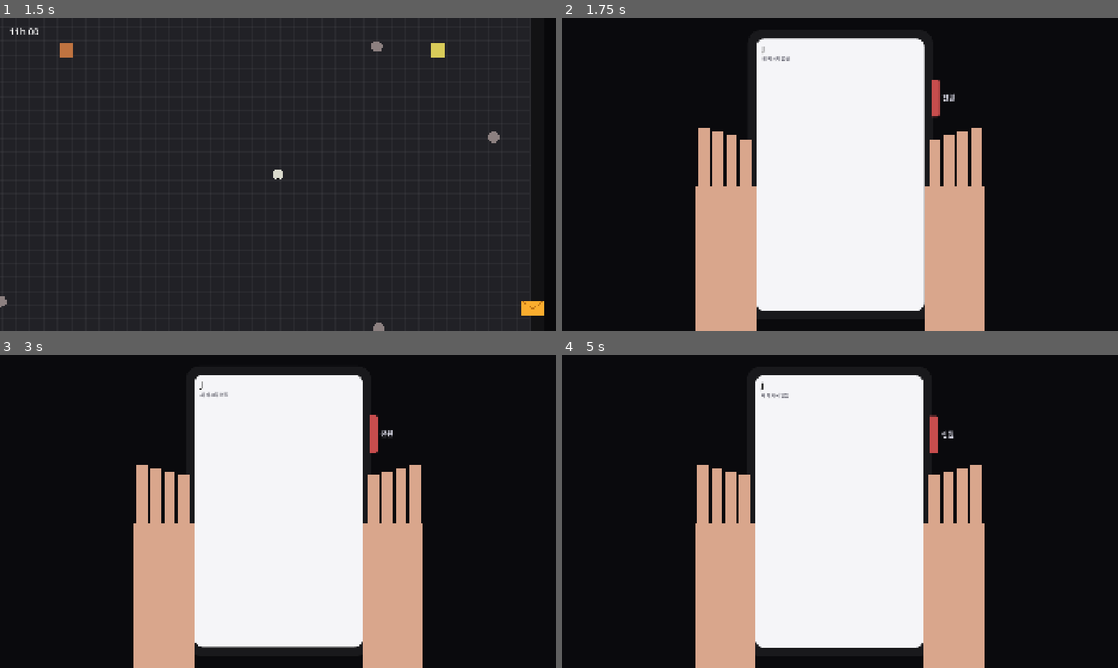
Above: before the commit, frames 1-4 (two rows, left to right).
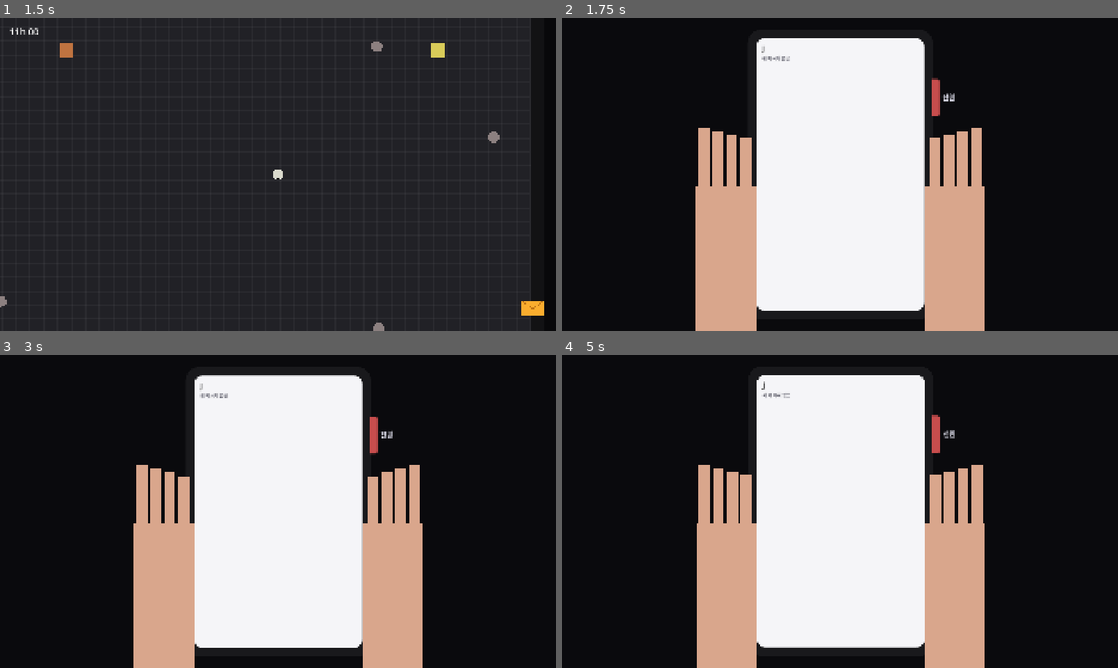
Above: after the commit, the same moments.

Repository: xyur2/DLQ
Game: Godot game, scene res://scenes/main.tscn
Two runs of this game, one before a commit and one after it. Both use one fixed random seed, a clock stepped at 60 frames per second and the inputs below.
Inputs (mouse positions are in pixels of both pictures, inside the frame that each line leads up to):
- Up to frame 1 (1.5 s): tap Enter at 0.5 s; move the mouse to (533, 309) at 0.52 s; hold D (move_right) 0.53-1.28 s; hold Q (open_phone) 0.53-1.28 s; click (533, 309) at 0.67 s; move the mouse to (166, 190) at 1.27 s; hold S (move_down) from 1.28 s (still down); tap E (interact) at 1.35 s
- Up to frame 2 (1.75 s): keep holding S (move_down); tap Q (open_phone) at 1.55 s
- Up to frame 3 (3 s): release S (move_down) at 2 s; click (372, 436) at 2 s; move the mouse to (333, 442) at 2.77 s; hold D (move_right) from 2.78 s (still down); hold Q (open_phone) from 2.78 s (still down)
- Up to frame 4 (5 s): move the mouse to (812, 574) at 3.52 s; release D (move_right) at 3.53 s; release Q (open_phone) at 3.53 s; hold W (move_up) 3.53-4.28 s; tap Q (open_phone) at 3.6, 4.55 s; click (812, 574) at 3.67 s; move the mouse to (1006, 558) at 4.27 s; hold A (move_left) from 4.28 s (still down); hold E (interact) from 4.28 s (still down); tap F2 (debug_add_stage) at 4.9 s

Frame 1 is identical in both runs. In frame 2, 0.2% of the frame differs, in the area x 32-71%, y 6-94%; in frame 3, 0.7%; in frame 4, 1.6%, in the area x 24-76%, y 6-100%.

Commit message:
손 떨림: 가까운 사람과의 거리에 따라 차이가 크게 나도록
- GameState.tremor_closeness: 최근접 거리 520px(0) → 발각 반경(1), 긴장도보다 빠르게 따라감
- 떨림 폭 = 3 + 6 × (DM 단계/10) + 50 × 근접도² (px)
- 떨림 속도도 근접도에 따라 60 → 220
- 측정: 사람 없음 3px, 350px 9px, 250px 20px, 130px 44px, 100px 52px
- main.gd: 에디터 들여쓰기(탭) 반영, letter_button.gd.uid 추가

Co-Authored-By: Claude Opus 5.5 <noreply@anthropic.com>

Diff:
--- a/scripts/game_config.gd
+++ b/scripts/game_config.gd
@@ -66,12 +66,19 @@
 const VIEW_SIZE: Vector2 = Vector2(1920.0, 1080.0)
 const DM_BADGE_TEXT: Array = ['', '1', '4', '21', '34', '56', '73', '85', '99+', '99+', '99+']
 const DM_ICON_SHAKE_PX: Array = [0.0, 0.0, 0.0, 0.0, 0.0, 0.0, 1.0, 2.0, 3.0, 5.0, 7.0]
-# 손 떨림 = 휴대폰 화면(본체·버튼·손 전체) 흔들림.
-# 떨림 폭 = TREMOR_MIN_PX + (TREMOR_MAX_PX - TREMOR_MIN_PX) * 긴장도
-# 플레이 피드백으로 원래(24 × 긴장도²)보다 세게, 낮은 긴장도에서도 흔들리게 함.
-const TREMOR_MIN_PX: float = 4.0
-const TREMOR_MAX_PX: float = 32.0
-const TREMOR_NOISE_SPEED: float = 120.0
+# 손 떨림 = 휴대폰 화면(본체·버튼·손 전체) 흔들림. 가까운 사람과의 거리를 떨림으로 구분하게 한다.
+# 근접도 = 최근접 거리가 TREMOR_FAR_RADIUS일 때 0 → 발각 반경일 때 1 (빠르게 따라감)
+# 떨림 폭(px) = BASE + DM × (DM 단계 / 10) + NEAR × 근접도^CURVE
+# 떨림 속도   = 근접도^CURVE에 따라 NOISE_SPEED_MIN → MAX
+const TREMOR_BASE_PX: float = 3.0             # 휴대폰을 켜면 항상
+const TREMOR_DM_PX: float = 6.0               # DM 10단계일 때 더해지는 양
+const TREMOR_NEAR_PX: float = 50.0            # 사람이 발각 반경까지 왔을 때 더해지는 양
+const TREMOR_FAR_RADIUS: float = 520.0        # 이 거리 안으로 들어오면 흔들리기 시작
+const TREMOR_CURVE: float = 2.0               # 클수록 가까워질수록 급격히 커짐
+const TREMOR_RISE_PER_SEC: float = 4.0        # 근접도가 오를 때 따라가는 속도
+const TREMOR_FALL_PER_SEC: float = 2.0        # 근접도가 내릴 때 따라가는 속도
+const TREMOR_NOISE_SPEED_MIN: float = 60.0
+const TREMOR_NOISE_SPEED_MAX: float = 220.0
 const TREMOR_NOISE_FREQUENCY: float = 0.03
 const TREMOR_NOISE_GAIN: float = 1.6          # 노이즈 값(대략 ±0.6)을 ±1 근처로 키움
 const PHONE_SIZE: Vector2 = Vector2(640.0, 1000.0)
--- a/scripts/game_state.gd
+++ b/scripts/game_state.gd
@@ -25,6 +25,7 @@
 var elapsed_time: float = 0.0
 var nearest_npc_px: float = INF
 var tension: float = 0.0
+var tremor_closeness: float = 0.0   # 손 떨림용 근접도 0~1 (TREMOR_FAR_RADIUS → 발각 반경)
 var debug_enabled: bool = false
 var intro_seen: bool = false
 var _dm_timer: float = 0.0
@@ -44,6 +45,7 @@
     elapsed_time = 0.0
     nearest_npc_px = INF
     tension = 0.0
+    tremor_closeness = 0.0
     _dm_timer = float(cfg['dm_interval'])
     state = State.PLAYING if intro_seen else State.INTRO
 
@@ -71,6 +73,7 @@
         _set_dm_stage(dm_stage + 1)
         dm_arrived.emit(dm_stage)
     _update_tension(delta)
+    _update_tremor(delta)
     _check_end()
 
 
@@ -106,8 +109,15 @@
 
 
 ## 휴대폰 떨림 폭(px). PhoneView가 매 프레임 읽어 휴대폰을 흔든다.
+## = BASE + DM × (단계/10) + NEAR × 근접도^CURVE
 func get_tremor_px() -> float:
-    return lerpf(GameConfig.TREMOR_MIN_PX, GameConfig.TREMOR_MAX_PX, tension)
+    var dm_ratio: float = float(dm_stage) / float(GameConfig.MAX_DM_STAGE)
+    return GameConfig.TREMOR_BASE_PX + GameConfig.TREMOR_DM_PX * dm_ratio         + GameConfig.TREMOR_NEAR_PX * get_tremor_ratio()
+
+
+## 근접도에 따른 떨림 비율 0~1. 떨림 속도(노이즈 속도)에 쓴다.
+func get_tremor_ratio() -> float:
+    return pow(tremor_closeness, GameConfig.TREMOR_CURVE)
 
 
 func get_dm_badge_text() -> String:
@@ -162,6 +172,18 @@
         tension_changed.emit(tension)
 
 
+## 손 떨림용 근접도. 긴장도보다 빨리 따라가서 사람이 멀어지면 바로 줄어든다.
+func _update_tremor(delta: float) -> void:
+    var closeness: float = 0.0
+    if not is_inf(nearest_npc_px):
+        closeness = clampf(
+            inverse_lerp(GameConfig.TREMOR_FAR_RADIUS, float(cfg['caught_radius']), nearest_npc_px),
+            0.0, 1.0
+        )
+    var rate: float = GameConfig.TREMOR_RISE_PER_SEC if closeness > tremor_closeness else GameConfig.TREMOR_FALL_PER_SEC
+    tremor_closeness = move_toward(tremor_closeness, closeness, rate * delta)
+
+
 ## 같은 프레임에 겹치면 발각 → DM 10단계 → 승리 순.
 func _check_end() -> void:
     if phone_on and nearest_npc_px < float(cfg['caught_radius']):
--- a/scripts/main.gd
+++ b/scripts/main.gd
@@ -10,30 +10,30 @@
 
 ## 자식 씬의 _ready보다 먼저 호출되므로, UI가 초기화된 상태를 읽는다.
 func _enter_tree() -> void:
-    GameState.start_game()
+	GameState.start_game()
 
 
 func _ready() -> void:
-    RenderingServer.set_default_clear_color(GameConfig.BACKGROUND_COLOR)
-    GameState.game_ended.connect(_on_game_ended)
-    for npc: PartyNpc in _top_view.spawn_npcs(int(GameState.cfg['npc_count'])):
-        _audio.attach_npc(npc)
+	RenderingServer.set_default_clear_color(GameConfig.BACKGROUND_COLOR)
+	GameState.game_ended.connect(_on_game_ended)
+	for npc: PartyNpc in _top_view.spawn_npcs(int(GameState.cfg['npc_count'])):
+		_audio.attach_npc(npc)
 
 
 func _process(delta: float) -> void:
-    GameState.tick(delta, _top_view.nearest_npc_distance())
+	GameState.tick(delta, _top_view.nearest_npc_distance())
 
 
 func _unhandled_input(event: InputEvent) -> void:
-    if event.is_action_pressed('open_phone'):
-        GameState.open_phone()
-    elif event.is_action_pressed('debug_toggle'):
-        GameState.set_debug(not GameState.debug_enabled)
-    elif GameState.debug_enabled and event.is_action_pressed('debug_add_stage'):
-        GameState.debug_add_stage()
-    elif GameState.debug_enabled and event.is_action_pressed('debug_clear_stage'):
-        GameState.debug_clear_stage()
+	if event.is_action_pressed('open_phone'):
+		GameState.open_phone()
+	elif event.is_action_pressed('debug_toggle'):
+		GameState.set_debug(not GameState.debug_enabled)
+	elif GameState.debug_enabled and event.is_action_pressed('debug_add_stage'):
+		GameState.debug_add_stage()
+	elif GameState.debug_enabled and event.is_action_pressed('debug_clear_stage'):
+		GameState.debug_clear_stage()
 
 
 func _on_game_ended(_reason: int) -> void:
-    get_tree().paused = true
+	get_tree().paused = true
--- a/scripts/phone_view.gd
+++ b/scripts/phone_view.gd
@@ -53,7 +53,9 @@
     if not visible:
         _phone_root.position = center
         return
-    _noise_time += delta * GameConfig.TREMOR_NOISE_SPEED
+    # 가까울수록 더 빠르게 떨린다.
+    var speed: float = lerpf(GameConfig.TREMOR_NOISE_SPEED_MIN, GameConfig.TREMOR_NOISE_SPEED_MAX, GameState.get_tremor_ratio())
+    _noise_time += delta * speed
     var amount: float = GameState.get_tremor_px() * GameConfig.TREMOR_NOISE_GAIN
     var offset := Vector2(
         _noise.get_noise_1d(_noise_time),
Not shown, added: scripts/letter_button.gd.uid
